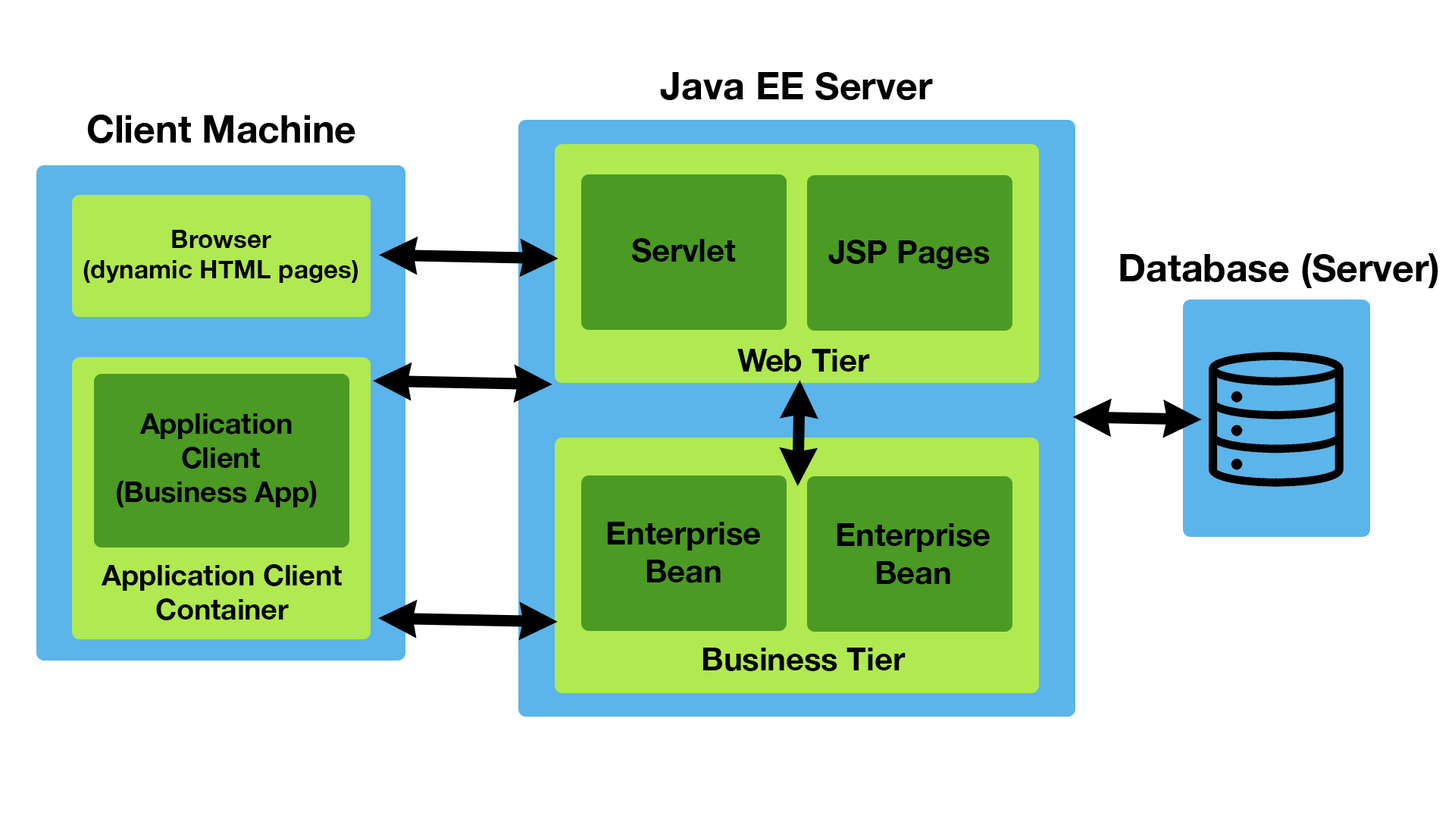
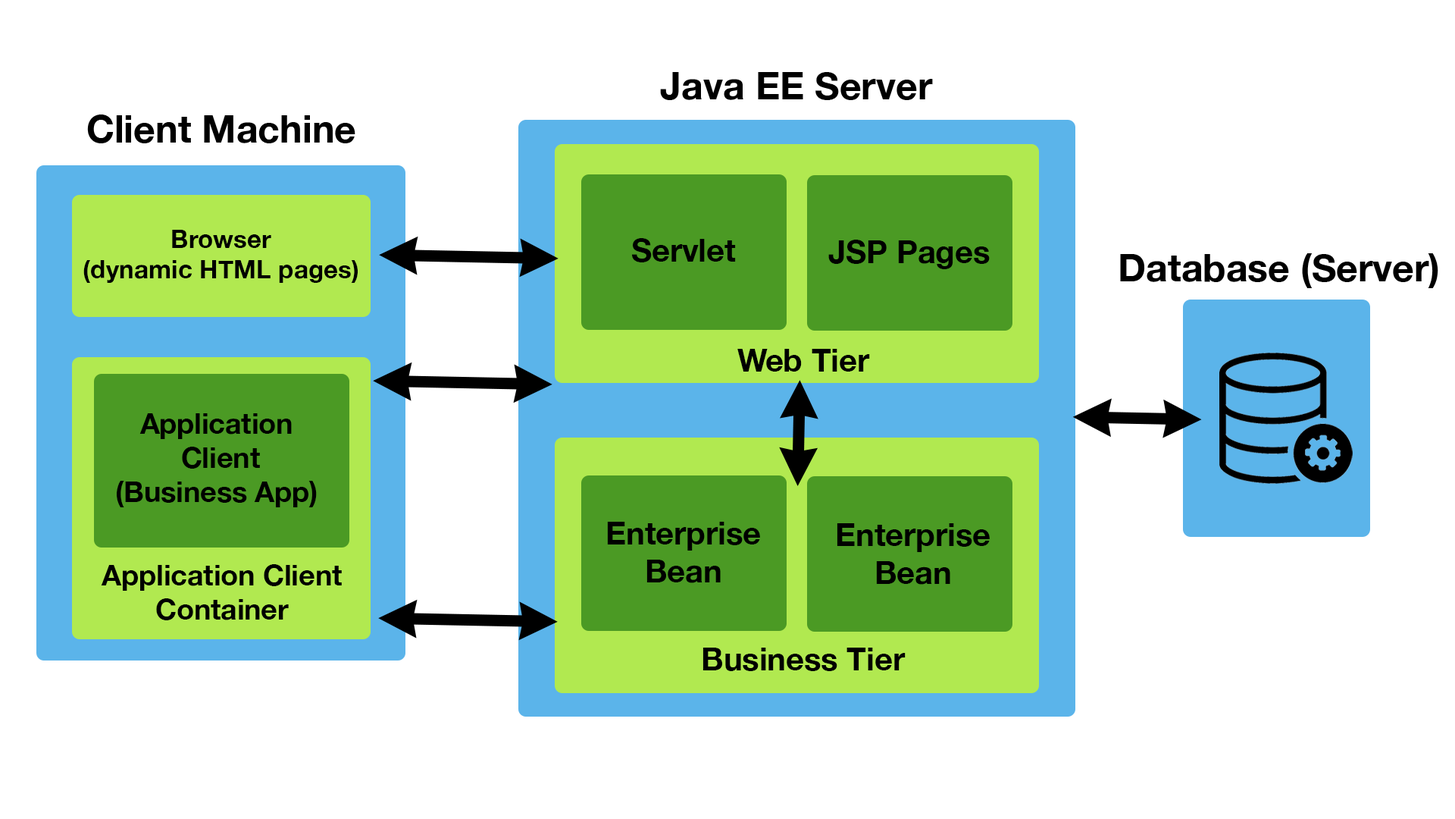
Layers edited between the first and the second 1455px x 819px image:
renamed "Ebene 1" to "Ebene 2", moved it above "Linie 1", painted on it over <box>1208,351,1354,487</box>
painted on "Linie 1" (3rd of 5) over <box>518,601,520,640</box>
painted on "Linie 1" (5th of 5) over <box>513,364,515,403</box>
